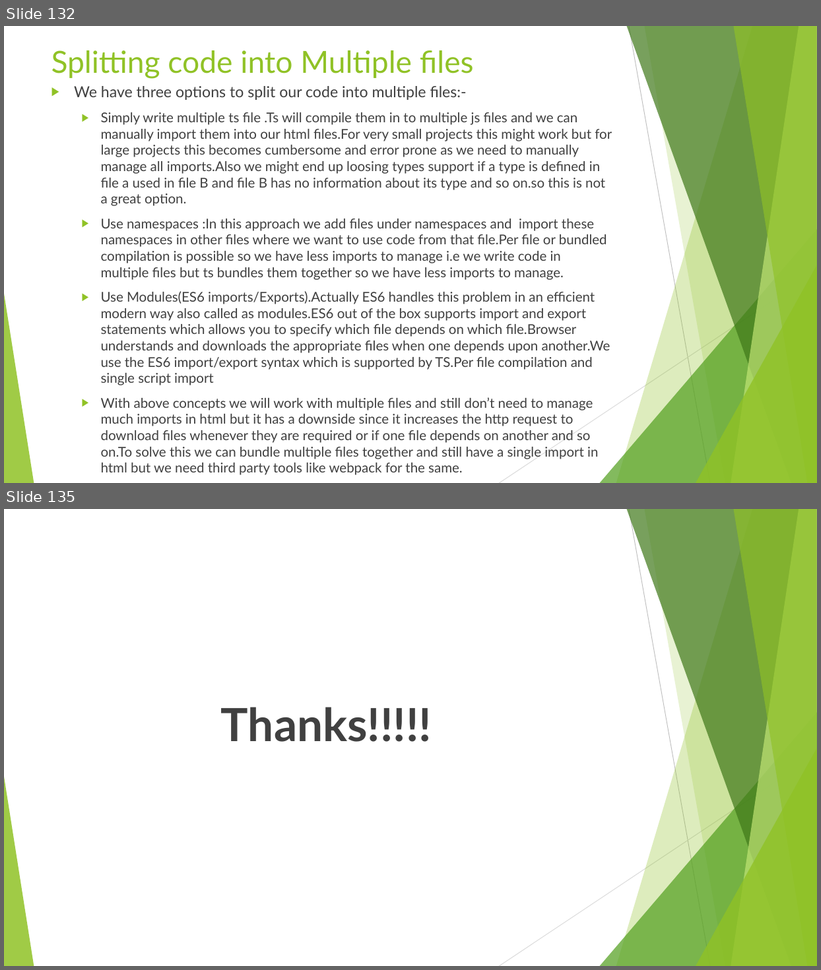
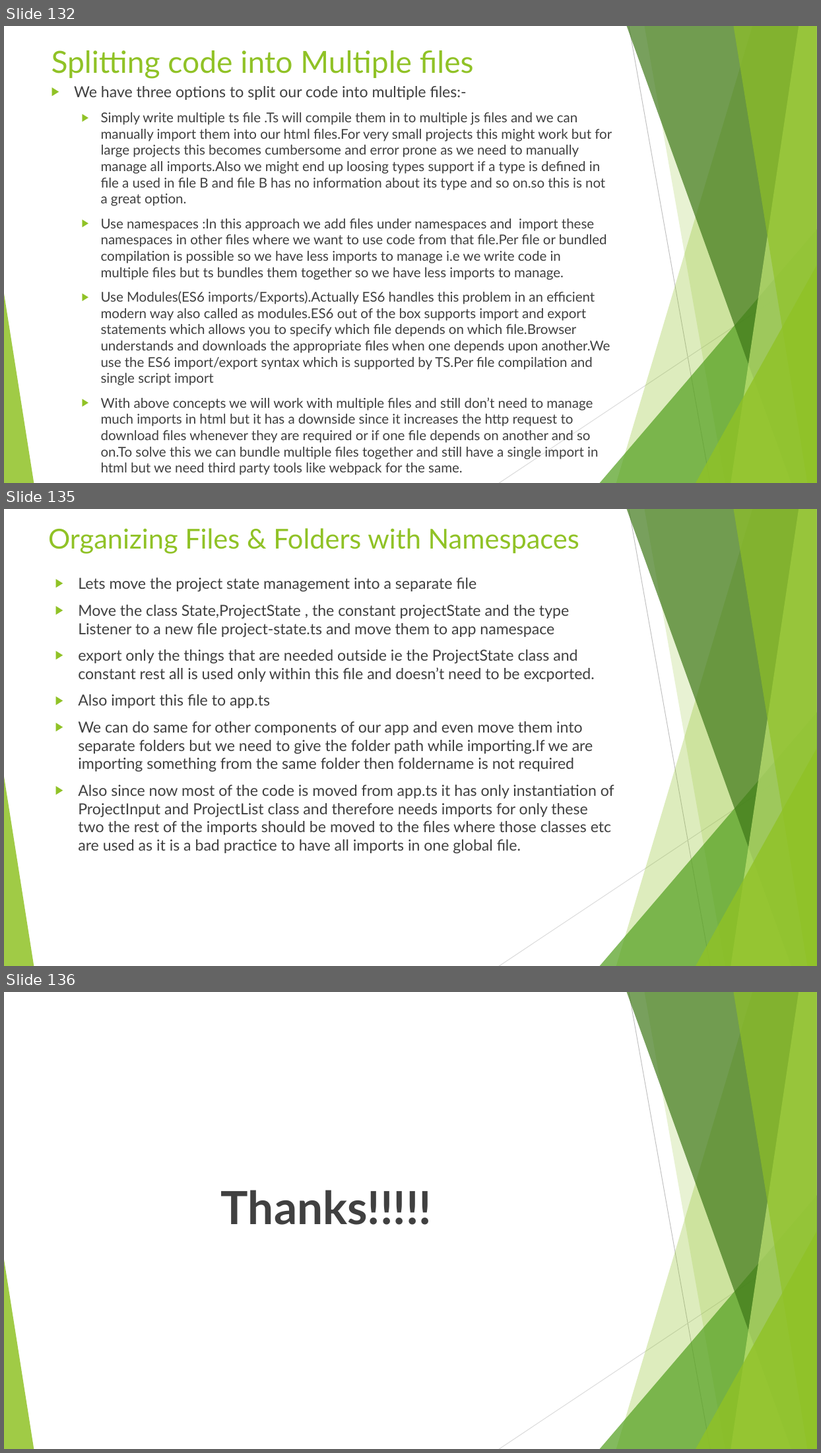
Before and after one commit to rudhrainfogain/TypeScript, a slide deck: PPT/TypeScriptv10.pptx. Shown one above the other, each under a label of ours: slides 132 and 135 before the commit, slides 132, 135 and 136 after it; the slides between them are not shown. The pictures are 821x970 and 821x1453 pixels, drawn with LibreOffice and Linux fonts; fonts in the diff are those of the drawing. Boxes give left, top, right and bottom in pixels: in the first picture for what was removed or moved away, otherwise in the second. Text is boxed around its words. In the diff, an @@ line names an element or a change of style, - is before the commit and + after.

Commit message:
Namespaces complete

```diff
--- a/PPT/TypeScriptv10.pptx
+++ b/PPT/TypeScriptv10.pptx
@@ slide 135 added at (4, 509, 817, 966), background #FFFFFF; not listed: 10 template elements that a slide beside it also shows @@
@@ title added at (48, 528, 580, 554), 32.4 pt, text #90C226 @@
+Organizing Files & Folders with Namespaces
@@ text added at (78, 578, 614, 854), 18 pt, text #404040 @@
+▶ Lets move the project state management into a separate file
+▶ Move the class State,ProjectState , the constant projectState and the type Listener to a new file project-state.ts and move them to app namespace
+▶ export only the things that are needed outside ie the ProjectState class and constant rest all is used only within this file and doesn’t need to be excported.
+▶ Also import this file to app.ts
+▶ We can do same for other components of our app and even move them into separate folders but we need to give the folder path while importing.If we are importing something from the same folder then foldername is not required
+▶ Also since now most of the code is moved from app.ts it has only instantiation of ProjectInput and ProjectList class and therefore needs imports for only these two the rest of the imports should be moved to the files where those classes etc are used as it is a bad practice to have all imports in one global file.
@@ what was slide 135 is now slide 136 @@
```
Also in this commit, not shown: 2 slides changed, 13 other files.
